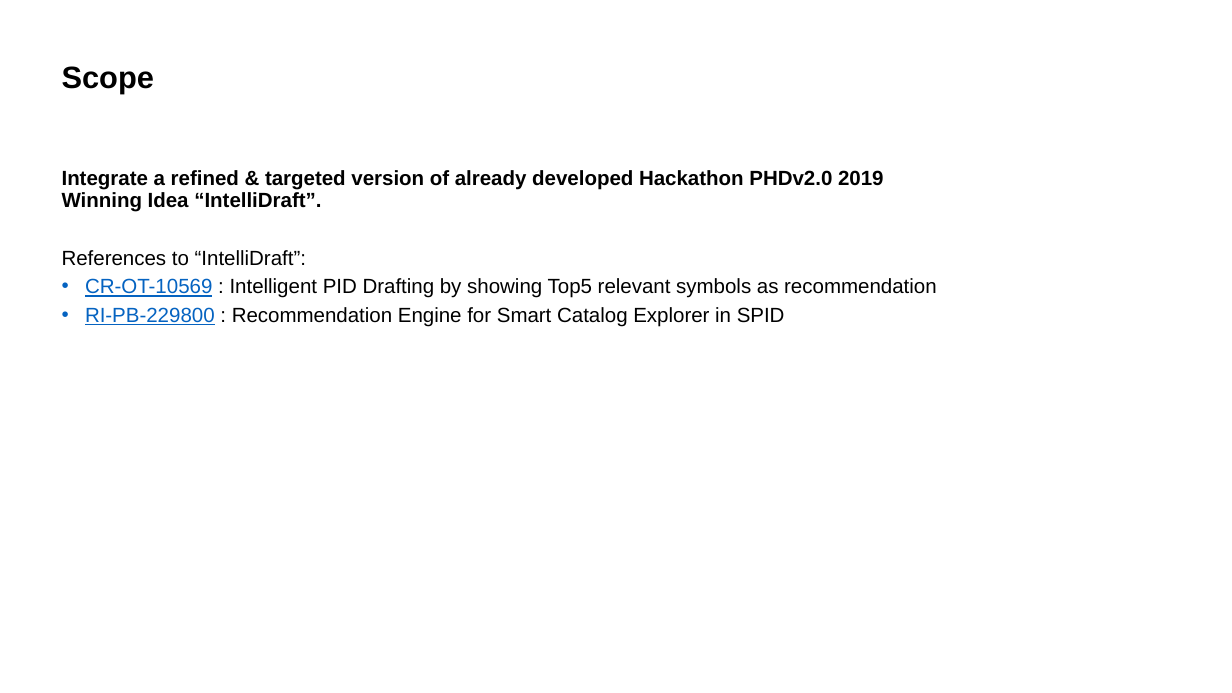
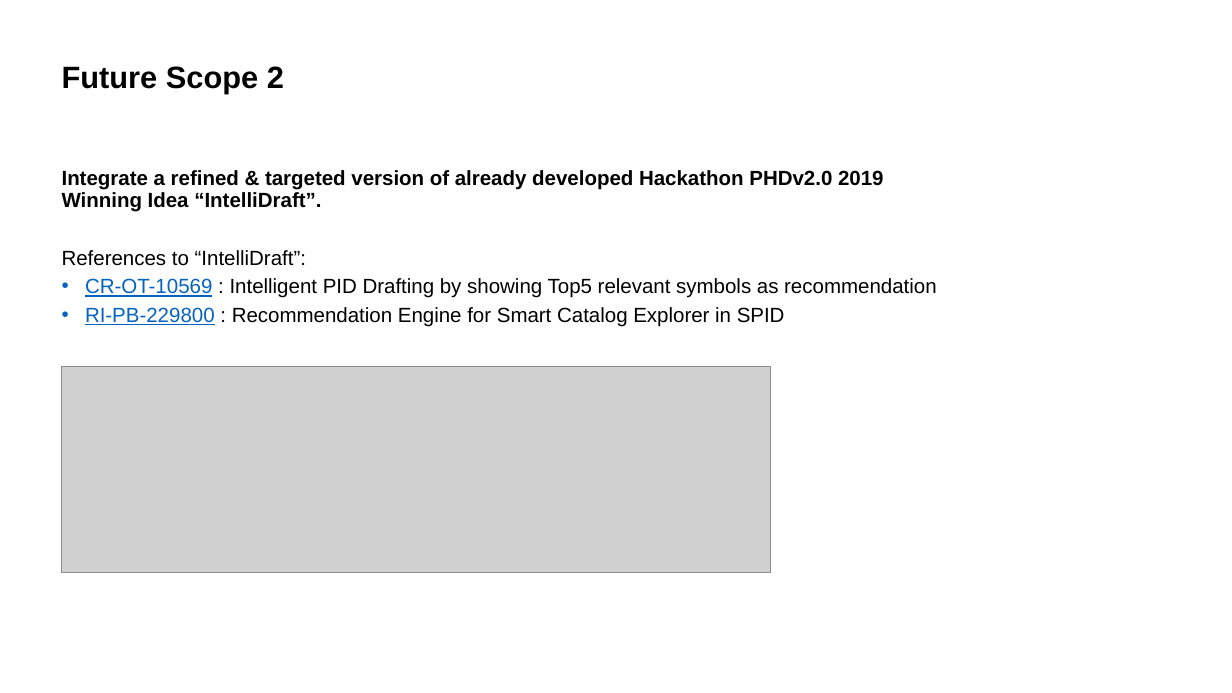
Before and after one commit to Tech4-Good/Step01_Learning, a slide deck: slide 23 of 04_ComputerVision/01_POC_Hexagon_AI_PID/AI for PDF extraction.pptx (slide 22 before the commit). Drawn at 1232x693 pixels with LibreOffice and Linux fonts; fonts in the diff are those of the drawing; grey boxes stand for pictures; background and template pictures are left out. Boxes give left, top, right and bottom in pixels: in the first picture for what was removed or moved away, otherwise in the second. Text is boxed around its words. In the diff, an @@ line names an element or a change of style, - is before the commit and + after.

```diff
--- a/04_ComputerVision/01_POC_Hexagon_AI_PID/AI for PDF extraction.pptx
+++ b/04_ComputerVision/01_POC_Hexagon_AI_PID/AI for PDF extraction.pptx
@@ title at box(62, 66, 284, 93): text changed @@
-Scope
+Future Scope 2
@@ picture added at box(62, 367, 772, 573) @@
```
Also in this commit, not shown: 8 other slides changed, 2 slides added, 1 slide removed, 15 other files.
